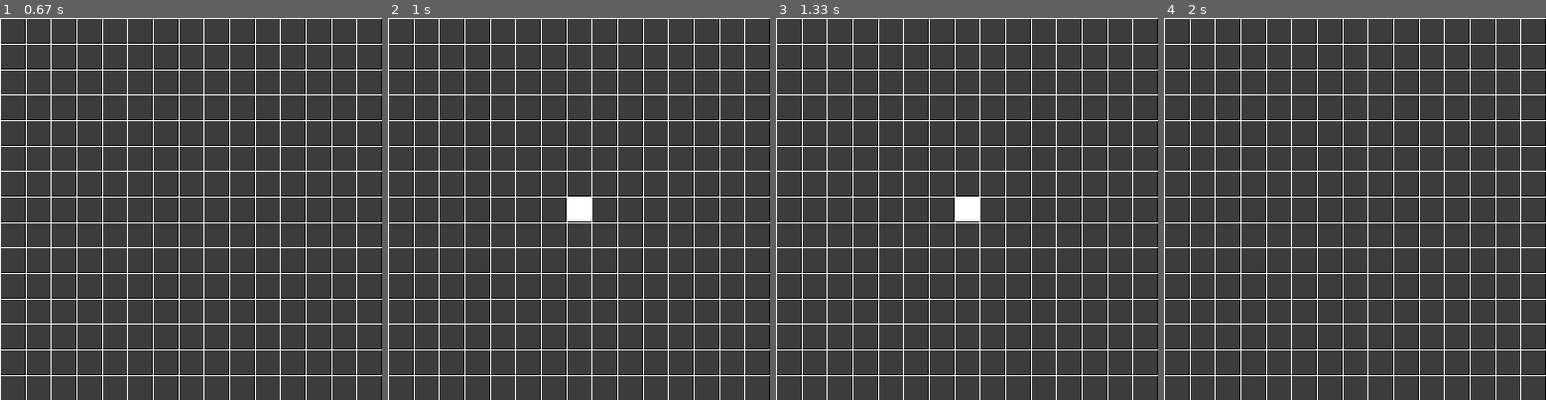
Above: before the commit, frames 1-4 (left to right).
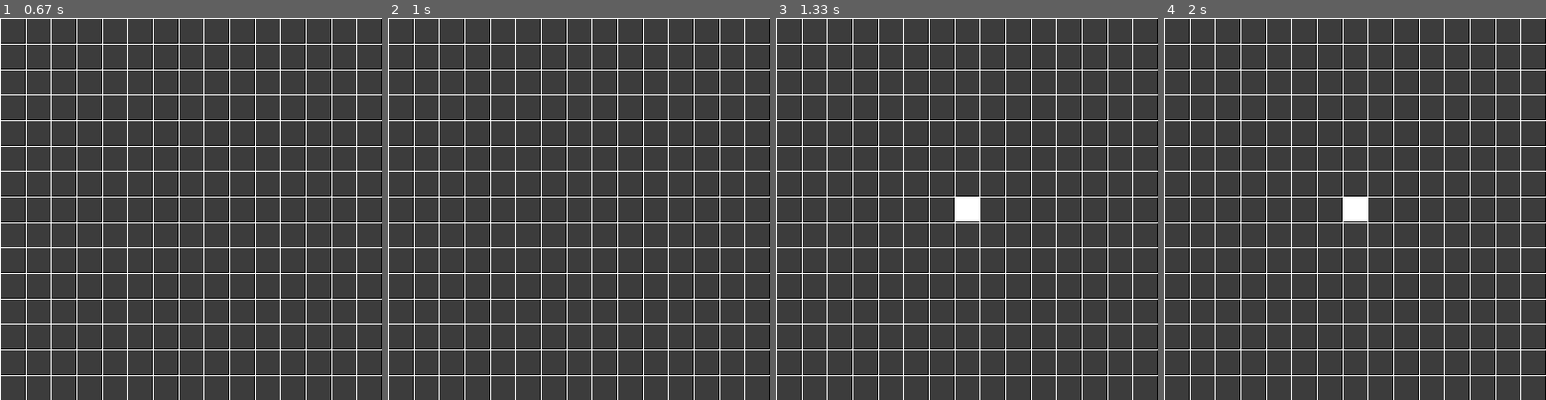
Above: after the commit, the same moments.

Repository: chamodhk/game-of-life-pygame
Game: pygame game, started from game-of-life.py
Two runs of this game, one before a commit and one after it. Both use one fixed random seed, a clock stepped at 60 frames per second and the inputs below.
Inputs (mouse positions are % of the whole screen's width and height, from its top left):
- Up to frame 1 (0.67 s): no input
- Up to frame 2 (1 s): click (50, 57) at 0.88 s
- Up to frame 3 (1.33 s): no input
- Up to frame 4 (2 s): tap Enter at 1.67 s
The pictures show only the part of the screen within x 27-77%, y 33-83%; the shares and areas given below are measured in that part.

Frame 1 is identical in both runs. In frame 2, 0.4% of the frame differs, in the area x 47-54%, y 47-54%; in frame 3, nothing differs; in frame 4, 0.4%.

Commit message:
Update game-of-life.py
fixed some bugs

Diff:
--- a/game-of-life.py
+++ b/game-of-life.py
@@ -1,18 +1,16 @@
-from pickle import FALSE
-from pydoc import cli
-import secrets
+
 import pygame
 
 WIDTH = 800
 HEIGHT = 800
 
-WHITE = (255,255,255),
-GREY = (60,60,60)
-BLACK = (0,0,0)
+WHITE = (255, 255, 255),
+GREY = (60, 60, 60)
+BLACK = (0, 0, 0)
 
 
 pygame.init()
-screen = pygame.display.set_mode((WIDTH,HEIGHT))
+screen = pygame.display.set_mode((WIDTH, HEIGHT))
 pygame.display.set_caption("Life Game")
 clock = pygame.time.Clock()
 
@@ -29,19 +27,19 @@
 
 boxes = []
 
-clicked = [[-1 for _ in range(x_boxes)] for _ in range(y_boxes)  ]
+clicked = [[-1 for _ in range(x_boxes)] for _ in range(y_boxes)]
 
 
 def check_rule(clicked):
-    cells_to_die =[]
-    cells_to_born =[]
+    cells_to_die = []
+    cells_to_born = []
     for i in range(len(clicked)):
         for j in range(len(clicked[i])):
             if clicked[i][j] == -1:
                 live_cell_count = 0
 
-                rows = [i-1,i,i+1]
-                cols = [j-1,j,j+1]
+                rows = [i-1, i, i+1]
+                cols = [j-1, j, j+1]
                 try:
                     for row in rows:
                         for col in cols:
@@ -52,33 +50,30 @@
                                 if clicked[row][col] == 1:
                                     live_cell_count += 1
 
-
-
                     if live_cell_count == 3:
-                        cells_to_born.append((row-1,col-1))
+                        cells_to_born.append((i, j))
                 except IndexError:
                     pass
 
             else:
                 live_cell_count = 0
 
-                rows = [i-1,i,i+1]
-                cols = [j-1,j,j+1]
+                rows = [i-1, i, i+1]
+                cols = [j-1, j, j+1]
                 try:
                     for row in rows:
                         for col in cols:
-                            if (row-1==i) and (col-1 == j):
+                            if (row == i) and (col == j):
                                 pass
                             else:
                                 if clicked[row][col] == 1:
-                                    live_cell_count +=1
-                    if live_cell_count != 3:
+                                    live_cell_count += 1
+                    if (live_cell_count > 3) or (live_cell_count <2):
 
-                        cells_to_die.append((row-1, col-1))
+                        cells_to_die.append((i, j))
 
                 except IndexError:
                     pass
-
 
     for i in cells_to_die:
 
@@ -87,22 +82,10 @@
     for j in cells_to_born:
         clicked[j[0]][j[1]] = 1
 
-
-
     return clicked
 
 
-
-
-
-
-
-
-
-
-
-def draw_grid( clicked ):
-
+def draw_grid(clicked):
 
     for i in range(x_boxes):
         for j in range(y_boxes):
@@ -121,7 +104,7 @@
                 )
             )
 
-            boxes.append((box, (i,j)))
+            boxes.append((box, (i, j)))
 
     for i in range(x_boxes):
         pygame.draw.line(
@@ -141,9 +124,6 @@
 
         )
 
-
-
-
     return boxes
 
 
@@ -153,9 +133,7 @@
             running = False
         if event.type == pygame.KEYDOWN:
             if event.key == pygame.K_RETURN:
-                setting = False
-
-
+                setting = not(setting)
 
         if event.type == pygame.MOUSEBUTTONDOWN:
             if setting:
@@ -163,26 +141,15 @@
                     if box[0].collidepoint(pygame.mouse.get_pos()):
                         clicked[box[1][0]][box[1][1]] *= -1
 
-
-
-
-
-
     screen.fill(BLACK)
     if setting:
         pass
     else:
         clicked = check_rule(clicked)
 
-
-
     boxes = draw_grid(clicked)
 
-
-
-
-
     pygame.display.flip()
-    clock.tick(10)
+    clock.tick(1)
 
 pygame.quit()
